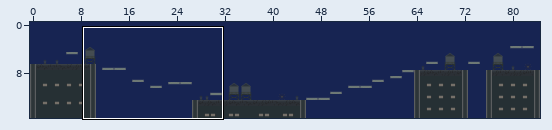
One commit to this Tiled map: android/assets/tileData/Bladerunner.tmx. The picture above shows the old version from afar; the outline marks the close-up.
Close-up. The starting point:
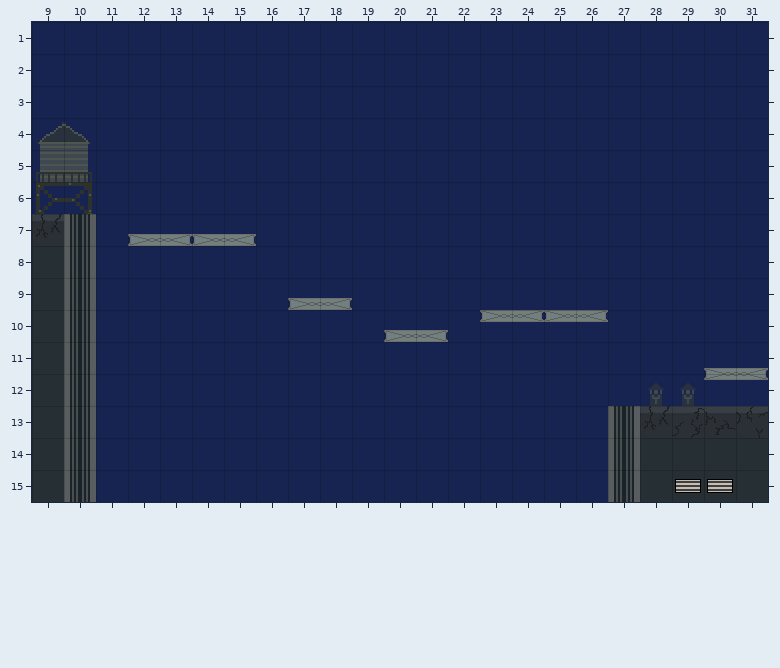
Cells are 32x32 px. Shown: x 9..31, y 1..15. The commit also changed other parts of the map, which this record leaves out.
The result:
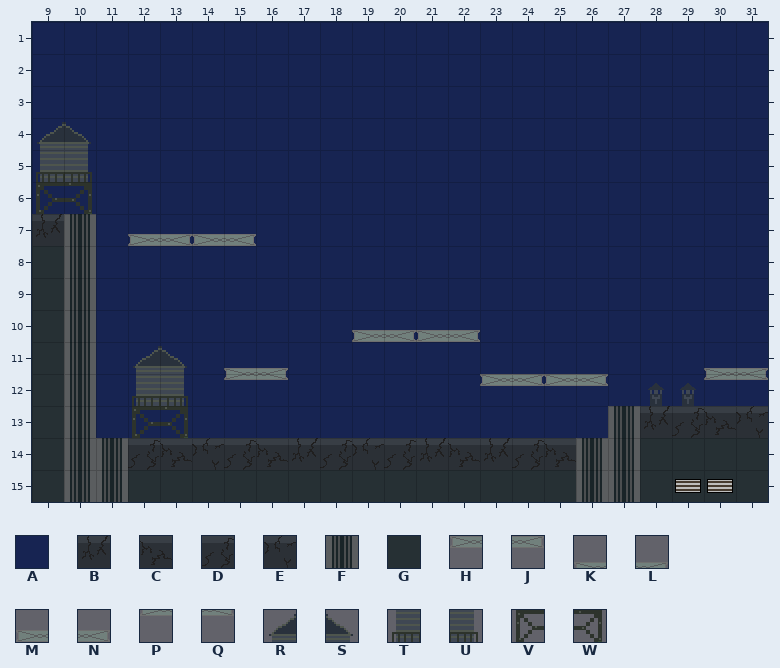
Key: from "Background": A 0; from "Foreground": B 0, C 2, D 4, E 6, F 11, G 15; from "Obstacles": H 0, J 1, K 4, L 5, M 22, N 23, P 24, Q 25, R 37, S 38, T 57, U 58, V 77, W 78.
_ is an empty cell.
What changed:
Layer "Background":
The author changed tile A to tile B in row 14 at x 17, 21 and 23.
The author changed tile A to tile C in row 14 at x 13, 16, 22 and 25.
The author changed tile A to tile D in row 14 at x 12, 15, 18, 20 and 24.
The author changed tile A to tile E in row 14 at x 14 and 19.
The author changed tile A to tile F in rows 14 to 15 at x 11 and 26.
The author changed tile A to tile G in row 15 at x 12 to 25.
Layer "Obstacles":
The author changed tile H to tile A in row 10 at x 23 and 25.
The author changed tile J to tile A in row 10 at x 24 and 26.
The author changed tile M to tile A in row 9 at x 17.
The author changed tile N to tile A in row 9 at x 18.
Tile H now appears in row 12 at x 23 and 25.
Tile J now appears in row 12 at x 24 and 26.
Tile K now appears in row 11 at x 15.
Tile L now appears in row 11 at x 16.
The author changed tile N to tile M in row 10 at x 21.
Tile M now appears in row 10 at x 19.
The author changed tile A to tile N in row 10 at x 22.
The author changed tile M to tile N in row 10 at x 20.
Tile P now appears in row 12 at x 15.
Tile Q now appears in row 12 at x 16.
Tile R now appears in row 11 at x 12.
Tile S now appears in row 11 at x 13.
Tile T now appears in row 12 at x 12.
Tile U now appears in row 12 at x 13.
Tile V now appears in row 13 at x 12.
Tile W now appears in row 13 at x 13.
Where, in picture pixels (left, top, right, bottom), the same in both close-ups:
changed: (288, 298, 608, 342)
changed: (96, 346, 608, 502)
